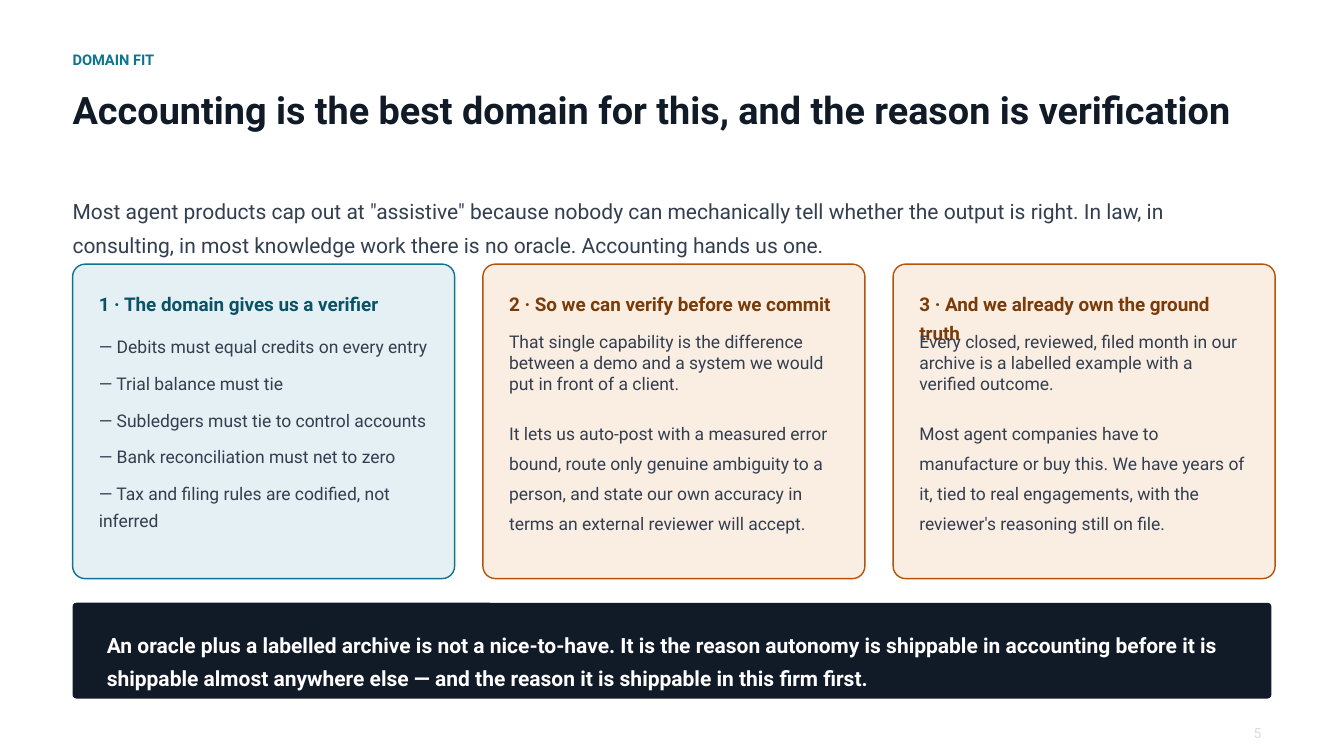
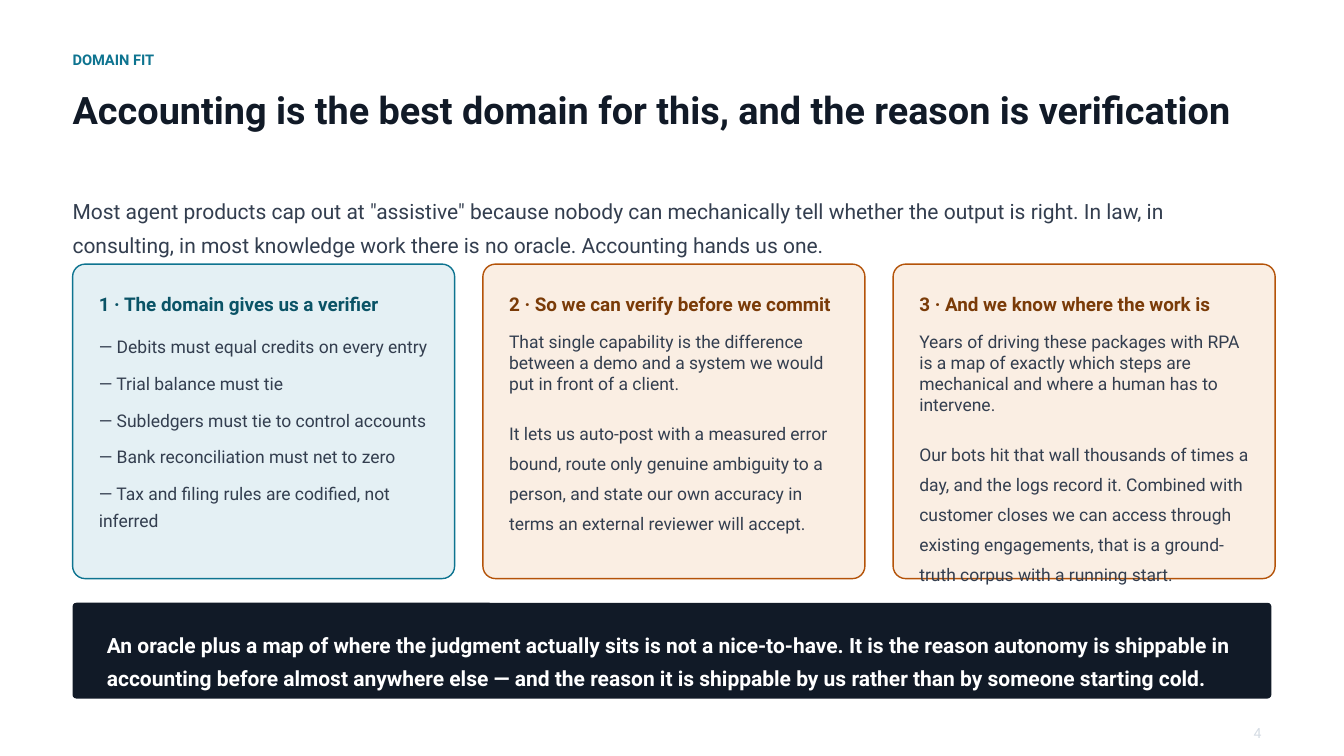
Before and after one commit to cllu/aimi-accounting-software-proposal, a slide deck: slide 5 of agent-native-accounting-deck.pptx (slide 6 before the commit). Drawn at 1344x756 pixels with LibreOffice and Linux fonts; fonts in the diff are those of the drawing. Boxes give left, top, right and bottom in pixels: in the first picture for what was removed or moved away, otherwise in the second. Text is boxed around its words. In the diff, an @@ line names an element or a change of style, - is before the commit and + after.

```diff
--- a/agent-native-accounting-deck.pptx
+++ b/agent-native-accounting-deck.pptx
@@ text at bbox=[919, 296, 1210, 311]: text changed @@
-3 · And we already own the ground truth
+3 · And we know where the work is
@@ text at bbox=[919, 334, 1249, 585]: text changed @@
-Every closed, reviewed, filed month in our archive is a labelled example with a verified outcome.
-Most agent companies have to manufacture or buy this. We have years of it, tied to real engagements, with the reviewer's reasoning still on file.
+Years of driving these packages with RPA is a map of exactly which steps are mechanical and where a human has to intervene.
+Our bots hit that wall thousands of times a day, and the logs record it. Combined with customer closes we can access through existing engagements, that is a ground-truth corpus with a running start.
@@ text at bbox=[107, 637, 1229, 691]: text changed @@
-An oracle plus a labelled archive is not a nice-to-have. It is the reason autonomy is shippable in accounting before it is shippable almost anywhere else — and the reason it is shippable in this firm first.
+An oracle plus a map of where the judgment actually sits is not a nice-to-have. It is the reason autonomy is shippable in accounting before almost anywhere else — and the reason it is shippable by us rather than by someone starting cold.
```
Also in this commit, not shown: 12 other slides changed, 4 slides added, 4 slides removed, 1 other file.
